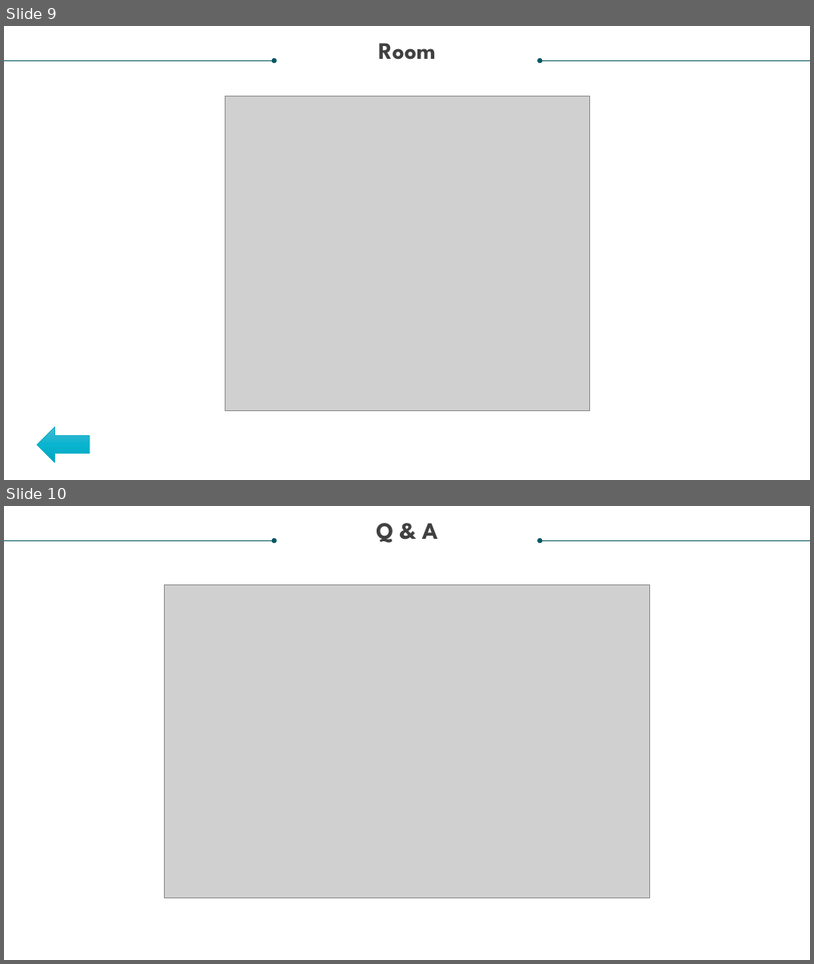
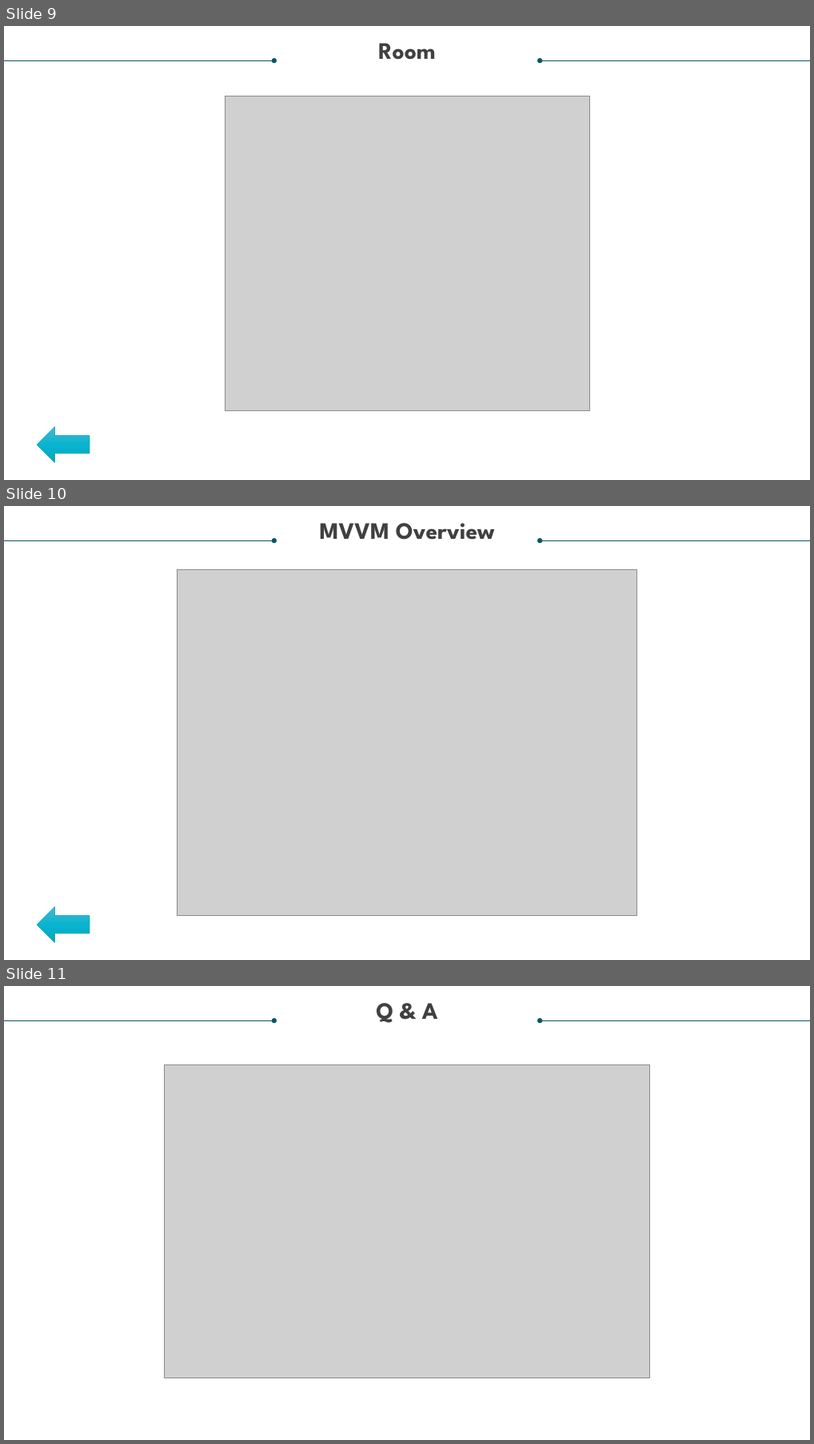
Before and after one commit to the-kool-sk/AndroidArchitectureComponents_Demo, a slide deck: Model – View - View Model.pptx. Shown one above the other, each under a label of ours: slides 9 and 10 before the commit, slides 9, 10 and 11 after it. The pictures are 814x964 and 814x1444 pixels, drawn with LibreOffice and Linux fonts; fonts in the diff are those of the drawing; grey boxes stand for pictures. Boxes give left, top, right and bottom in pixels: in the first picture for what was removed or moved away, otherwise in the second. Text is boxed around its words. In the diff, an @@ line names an element or a change of style, - is before the commit and + after.

```diff
--- a/Model – View - View Model.pptx
+++ b/Model – View - View Model.pptx
@@ slide 10 added at <box>4,506,810,960</box>, background #FFFFFF @@
@@ text added at <box>320,523,495,540</box>, 28 pt, text #404040, bold @@
+MVVM Overview
@@ arrow added from (4, 540) to (274, 540), #085764 0.5 pt @@
@@ arrow added from (810, 540) to (540, 540), #085764 0.5 pt @@
@@ picture added at <box>177,570,637,916</box> @@
@@ left arrow added at <box>38,907,90,941</box>, fill gradient #4CB9D1 to #08B5D0 to #00A6C0, outline #11AEC7 0.5 pt @@
@@ what was slide 10 is now slide 11 @@
```
Also in this commit, not shown: 1 slide changed, 21 other files.
